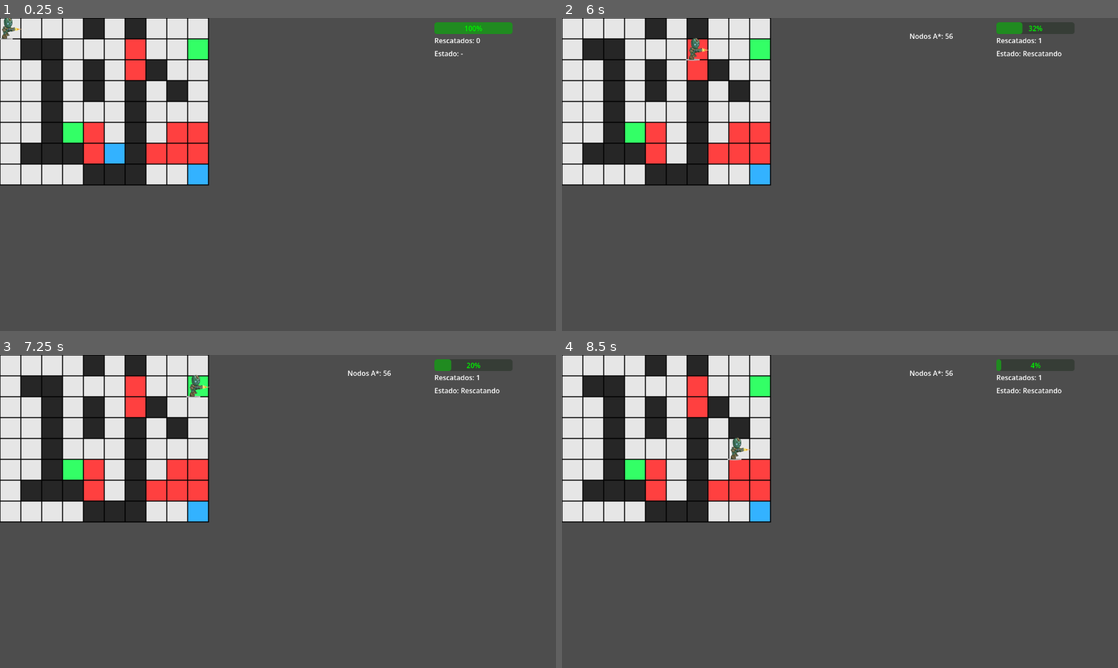
Above: before the commit, frames 1-4 (two rows, left to right).
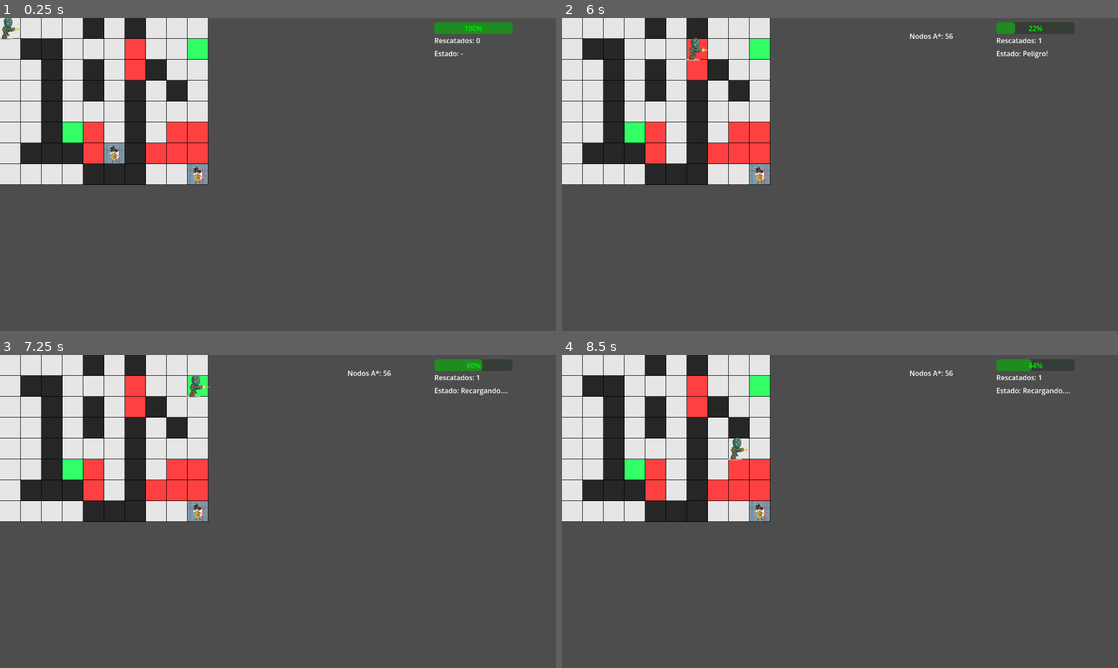
Above: after the commit, the same moments.

Repository: Daniel-615/AI-AGENT
Game: Godot game, scene res://Escenas/main.tscn
Same seed, same stepped clock (60 frames per second), same inputs: the game is played once before the commit and once after it.
Inputs:
- Up to frame 1 (0.25 s): no input
- Up to frame 2 (6 s): tap Enter at 2 s; tap Space at 2.75 s
- Up to frame 3 (7.25 s): no input
- Up to frame 4 (8.5 s): tap Enter at 7.25 s; tap Space at 8 s

The runs differ from the first frame. In frame 1, 1.9% of the frame differs, in the area x 0-38%, y 0-54%; in frame 2, 1.8%; in frame 3, 1.9%; in frame 4, 2.0%, in the area x 0-92%, y 0-54%.

Commit message:
feat: instead of using a color to a person, using a png, added logic to reduce stamina and recover stamina

Diff:
--- a/Scripts/entities/agent.gd
+++ b/Scripts/entities/agent.gd
@@ -6,7 +6,6 @@
 # Dependencias
 var knowledge := knowledgeBase.new()
 @onready var grid_manager := get_parent().get_node("GridManager")
-# CAMBIO 1: El nombre del nodo debe ser el que pusiste en la escena
 @onready var hud := get_parent().get_node("CanvasLayer")
 
 var posicion_grid := Vector2i(0, 0)
@@ -29,6 +28,11 @@
 		ejecutar_ciclo()
 
 func ejecutar_ciclo():
+	#estado para evitar que se mueva si se queda sin stamina
+	if energia<= 0:
+		estado_actual= "Sin energía"
+		notificar_ui()
+		return
 	if camino_actual.is_empty():
 		planificar()
 
@@ -43,7 +47,6 @@
 		estado_actual = "Misión completada"
 		return
 
-	# CAMBIO 2: Aquí debes usar 'pathFinder', no 'HUDManager'
 	var resultado = pathFinder.a_star(posicion_grid, personas[0], grid_manager, knowledge.memoria_peligro)
 	camino_actual = resultado.camino
 	ultimo_nodos_a = resultado.nodos
@@ -68,7 +71,14 @@
 	if grid_manager.obtener_valor_celda(posicion_grid) == grid_manager.PELIGRO:
 		knowledge.agregar_penalizacion(posicion_grid, 60)
 		knowledge.registrar(posicion_grid, "peligro")
-
+	if grid_manager.es_recarga(posicion_grid):
+		energia += 50
+		knowledge.registrar(posicion_grid,"recarga")
+		estado_actual="Recargando...."
+	if grid_manager.obtener_valor_celda(posicion_grid) == grid_manager.PELIGRO:
+		energia -= 10
+		knowledge.registrar(posicion_grid, "peligro")
+		estado_actual="Peligro!"
 func actualizar_vista():
 	position = Vector2(posicion_grid * CELL_SIZE) + Vector2(CELL_SIZE/2, CELL_SIZE/2)
 
--- a/Scripts/grid_manager.gd
+++ b/Scripts/grid_manager.gd
@@ -19,32 +19,35 @@
 	[0, 0, 0, 0, 1, 1, 1, 0, 0, 2],
 ]
 
+var icono_persona= preload("res://Sprites/persona.png")
+
 func _ready():
 	queue_redraw()
-
 func _draw():
 	for y in range(grid.size()):
 		for x in range(grid[y].size()):
 			var valor_celda = grid[y][x]
 			var rect = Rect2(x * CELL_SIZE, y * CELL_SIZE, CELL_SIZE, CELL_SIZE)
 
-			var color := Color.WHITE
+			var color_fondo := Color(0.90, 0.90, 0.90)
 
-			match valor_celda:
-				VACIO:
-					color = Color(0.90, 0.90, 0.90)
-				PARED:
-					color = Color(0.15, 0.15, 0.15)
-				PERSONA:
-					color = Color(0.2, 0.7, 1.0)
-				PELIGRO:
-					color = Color(1.0, 0.25, 0.25)
-				RECARGA:
-					color = Color(0.2, 1.0, 0.4)
+			if valor_celda == PARED:
+				color_fondo = Color(0.15, 0.15, 0.15)
+			elif valor_celda == PELIGRO:
+				color_fondo = Color(1.0, 0.25, 0.25)
+			elif valor_celda == RECARGA:
+				color_fondo = Color(0.2, 1.0, 0.4)
+			elif valor_celda == PERSONA:
+				color_fondo = Color(0.2, 0.7, 1.0, 0.3)
 
-			draw_rect(rect, color)
-			draw_rect(rect, Color.BLACK, false, 2)
+			draw_rect(rect, color_fondo)
 
+
+			if valor_celda == PERSONA:
+				if icono_persona:
+					draw_texture_rect(icono_persona, rect, false)
+
+			draw_rect(rect, Color.BLACK, false, 1)
 func es_posicion_valida(pos: Vector2i) -> bool:
 	if pos.y < 0 or pos.y >= grid.size():
 		return false
--- a/icon.svg
+++ /dev/null
@@ -1 +0,0 @@
-<svg xmlns="http://www.w3.org/2000/svg" width="128" height="128"><rect width="124" height="124" x="2" y="2" fill="#363d52" stroke="#212532" stroke-width="4" rx="14"/><g fill="#fff" transform="translate(12.322 12.322)scale(.101)"><path d="M105 673v33q407 354 814 0v-33z"/><path fill="#478cbf" d="m105 673 152 14q12 1 15 14l4 67 132 10 8-61q2-11 15-15h162q13 4 15 15l8 61 132-10 4-67q3-13 15-14l152-14V427q30-39 56-81-35-59-83-108-43 20-82 47-40-37-88-64 7-51 8-102-59-28-123-42-26 43-46 89-49-7-98 0-20-46-46-89-64 14-123 42 1 51 8 102-48 27-88 64-39-27-82-47-48 49-83 108 26 42 56 81zm0 33v39c0 276 813 276 814 0v-39l-134 12-5 69q-2 10-14 13l-162 11q-12 0-16-11l-10-65H446l-10 65q-4 11-16 11l-162-11q-12-3-14-13l-5-69z"/><path d="M483 600c0 34 58 34 58 0v-86c0-34-58-34-58 0z"/><circle cx="725" cy="526" r="90"/><circle cx="299" cy="526" r="90"/></g><g fill="#414042" transform="translate(12.322 12.322)scale(.101)"><circle cx="307" cy="532" r="60"/><circle cx="717" cy="532" r="60"/></g></svg>
--- a/project.godot
+++ b/project.godot
@@ -17,7 +17,6 @@
 config/name="AI-AGENT"
 run/main_scene="res://Escenas/main.tscn"
 config/features=PackedStringArray("4.6", "Forward Plus")
-config/icon="res://icon.svg"
 
 [display]
 
Binary file added: Sprites/persona.png
Not shown, changed: Sprites/persona.png.import
